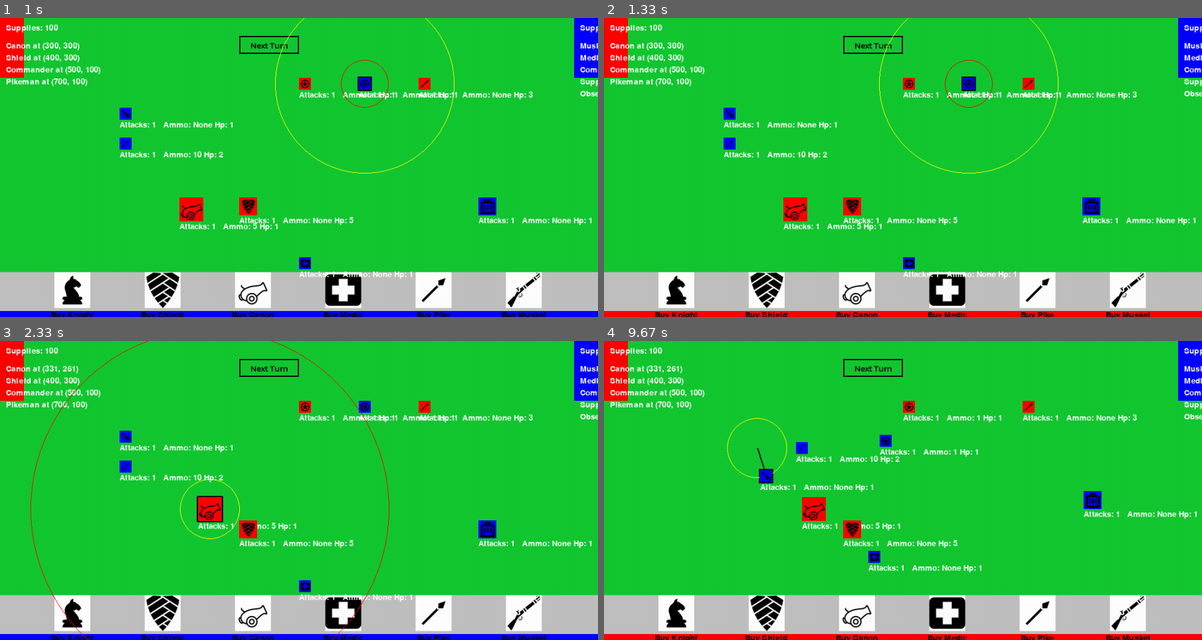
Above: before the commit, frames 1-4 (two rows, left to right).
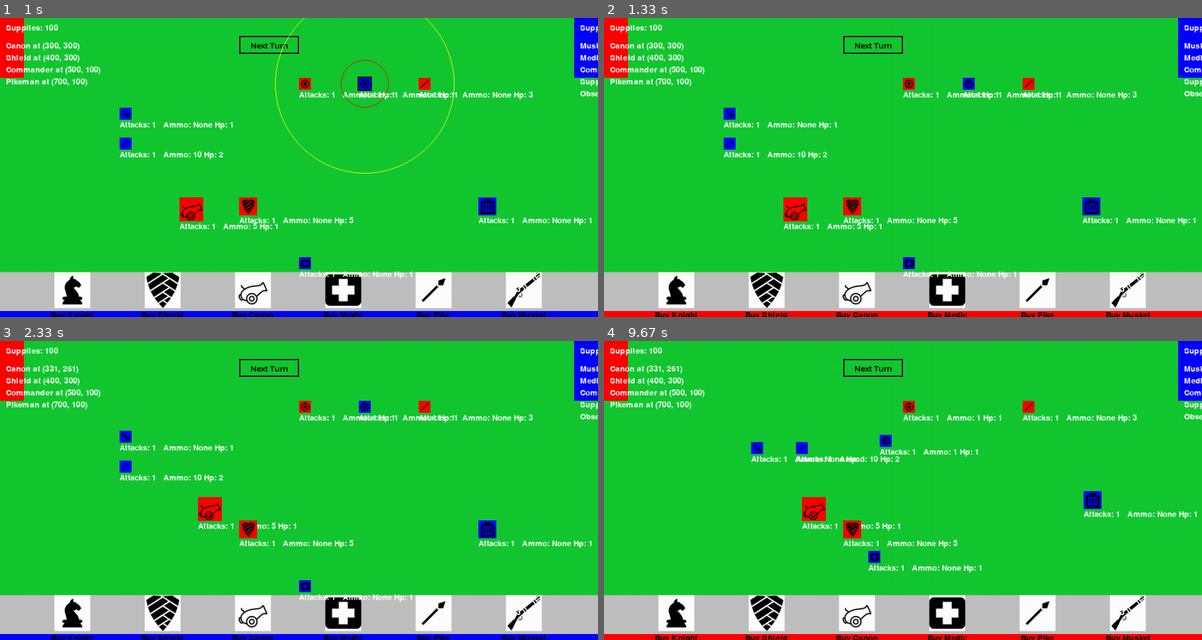
Above: after the commit, the same moments.

Repository: Nockiest/pygame-battleforge.
Game: pygame game, started from app.py
Two runs of this game, one before a commit and one after it. Both use one fixed random seed, a clock stepped at 60 frames per second and the inputs below.
Inputs (mouse positions are in pixels of both pictures, inside the frame that each line leads up to):
- Up to frame 1 (1 s): click "Next Turn" at 0.38 s; click (364, 83) at 0.72 s
- Up to frame 2 (1.33 s): click "Next Turn" at 1.05 s
- Up to frame 3 (2.33 s): click (191, 532) at 1.38 s; press the mouse at (364, 406) at 1.7 s; move the mouse to (304, 436) at 1.8 s; release the mouse at (245, 466) at 1.93 s; click "Next Turn" at 2.05 s
- Up to frame 4 (9.67 s): press the mouse at (1088, 529) at 2.37 s; move the mouse to (1100, 508) at 2.47 s; release the mouse at (1112, 484) at 2.6 s; press the mouse at (729, 436) at 2.7 s; move the mouse to (717, 412) at 2.8 s; release the mouse at (711, 388) at 2.93 s; press the mouse at (855, 613) at 3.03 s; move the mouse to (819, 556) at 3.13 s; release the mouse at (777, 502) at 3.27 s; right-click (1118, 526) at 3.38 s; click (908, 586) at 3.72 s; press the mouse at (908, 586) at 4.03 s; move the mouse to (813, 535) at 4.13 s; release the mouse at (711, 484) at 4.27 s; press the mouse at (855, 613) at 4.37 s; move the mouse to (789, 523) at 4.47 s; release the mouse at (729, 433) at 4.6 s; press the mouse at (729, 466) at 4.7 s; move the mouse to (813, 523) at 4.8 s; release the mouse at (897, 580) at 4.93 s; press the mouse at (789, 508) at 5.03 s; move the mouse to (825, 469) at 5.13 s; release the mouse at (861, 433) at 5.27 s; press the mouse at (968, 406) at 5.37 s; move the mouse to (1010, 403) at 5.47 s; release the mouse at (1046, 400) at 5.6 s; press the mouse at (765, 613) at 5.7 s; move the mouse to (920, 499) at 5.8 s; release the mouse at (1070, 385) at 5.93 s; press the mouse at (1034, 613) at 6.03 s; move the mouse to (867, 565) at 6.13 s; release the mouse at (693, 520) at 6.27 s; press the mouse at (747, 460) at 6.37 s; move the mouse to (873, 439) at 6.47 s; release the mouse at (998, 418) at 6.6 s; press the mouse at (1034, 613) at 6.7 s; move the mouse to (956, 565) at 6.8 s; release the mouse at (879, 517) at 6.93 s; press the mouse at (944, 613) at 7.03 s; move the mouse to (867, 538) at 7.13 s; release the mouse at (783, 466) at 7.27 s; press the mouse at (1028, 406) at 7.37 s; move the mouse to (914, 496) at 7.47 s; release the mouse at (801, 586) at 7.6 s; press the mouse at (1112, 484) at 7.7 s; move the mouse to (1004, 538) at 7.8 s; release the mouse at (897, 592) at 7.93 s; press the mouse at (908, 406) at 8.03 s; move the mouse to (986, 460) at 8.13 s; release the mouse at (1070, 514) at 8.27 s; press the mouse at (765, 613) at 8.37 s; move the mouse to (926, 556) at 8.47 s; release the mouse at (1094, 499) at 8.6 s; press the mouse at (741, 463) at 8.7 s; move the mouse to (783, 442) at 8.8 s; release the mouse at (819, 418) at 8.93 s; press the mouse at (759, 430) at 9.03 s; move the mouse to (831, 469) at 9.13 s; release the mouse at (903, 508) at 9.27 s; press the mouse at (873, 367) at 9.37 s; move the mouse to (825, 433) at 9.47 s; release the mouse at (771, 499) at 9.6 s

Frame 1 is identical in both runs. In frame 2, 0.4% of the frame differs, in the area x 46-76%, y 0-52%; in frame 3, 0.6%; in frame 4, 0.7%, in the area x 20-45%, y 25-51%.

Commit message:
rewrote adding of modifiers

Diff:
--- a/app.py
+++ b/app.py
@@ -18,9 +18,6 @@
 render_units_attack_screen = False
 unit_placement_mode = None
 
-
-
-
 living_units = []
 
 red_player = Player(RED, 0, 0)
@@ -78,15 +75,16 @@
     # is_win =  check_game_ended(teams)
     # print("game won?", is_win)
     for unit in living_units:
-        if isinstance(unit, Medic):
-            unit.reset_for_next_turn(living_units)
-        elif isinstance(unit, SupplyCart):
-            unit.reset_for_next_turn(living_units)
-        else:
-            unit.reset_for_next_turn()
+        # if isinstance(unit, Medic):
+        #     unit.reset_for_next_turn(living_units)
+        # else:
+        unit.reset_for_next_turn()
         # tohle musím přepsart abych nemusel používat tenhle divnžý elif
     print("Next Turn")
+    apply_modifier(selected_unit, living_units, "in_cart_range")
+    apply_modifier(selected_unit, living_units, "in_medic_range")
     switch_player()
+    deselct_unit()
 
 
 def disable_unit_for_turn():
@@ -155,37 +153,30 @@
         deselct_unit()
 
 def apply_modifier(selected_unit, living_units, modifier_type):
-    for unit in living_units:
-        if modifier_type == "in_observer_range":
+    if modifier_type == "in_observer_range":
+      for unit in living_units:
             if issubclass(selected_unit.__class__, Ranged) and isinstance(unit, Observer) and unit.color == selected_unit.color:
                 distance = get_two_units_center_distance(selected_unit, unit)
                 if distance <= 75:
                     selected_unit.attack_range_modifiers += 0.5
-        elif modifier_type == "in_cart_range":
-            if issubclass(selected_unit.__class__, Ranged) and unit.color != players[cur_player].color:
-                continue
-            if isinstance(unit, SupplyCart) and unit.color == selected_unit.color:
-                distance = get_two_units_center_distance(selected_unit, unit)
-                if distance <= unit.attack_range:
-                    selected_unit.ammo += 0.5
-        elif modifier_type == "in_medic_range":
-            if unit.color != players[cur_player].color:
-                continue
-            if isinstance(unit, Observer) and unit.color == selected_unit.color:
-                distance = get_two_units_center_distance(selected_unit, unit)
-                if distance <= 75:
-                    selected_unit.hp += 1
-        # Add more conditions for other modifier types here, if needed
-
-# Example usage:
-# To apply the "in_observer_range" modifier:
-# apply_modifier(selected_unit, living_units, "in_observer_range")
-
-# # To apply the "in_cart_range" modifier:
-# apply_modifier(selected_unit, living_units, "in_cart_range")
-
-# # To apply the "in_medic_range" modifier:
-# apply_modifier(selected_unit, living_units, "in_medic_range")
+    elif modifier_type == "in_cart_range":
+        for unit in living_units:
+            if isinstance(unit, Ranged) and unit.color == players[cur_player].color:
+                for supply_cart in living_units:
+                    if isinstance(supply_cart, SupplyCart) and supply_cart.color == players[cur_player].color:
+                        distance = get_two_units_center_distance(unit, supply_cart)
+                        if distance <= supply_cart.attack_range:
+                            supply_cart.provide_ammo([unit])
+    elif modifier_type == "in_medic_range":
+         for unit in living_units:
+            if unit.color == players[cur_player].color:
+                for medic in living_units:
+                    if isinstance(medic, Medic) and medic.color == players[cur_player].color:
+                        medic.heal(unit)
+                        # distance = get_two_units_center_distance(unit, medic)
+                        # if distance <= supply_cart.attack_range:
+
+
 def check_in_observers_range():
     if issubclass(selected_unit.__class__, Ranged):
         for unit in living_units:
--- a/unit.py
+++ b/unit.py
@@ -18,7 +18,7 @@
 
 
 class Unit:
-    def __init__(self, hp, attack_range, base_actions, base_movement, size, x, y, ammo, icon, color, cost):
+    def __init__(self, hp, attack_range, attack_resistance, base_actions, base_movement, size, x, y, ammo, icon, color, cost):
         self.hp = hp
         self.base_hp = hp
         self.attack_range = attack_range
@@ -26,6 +26,7 @@
         self.remain_actions = 0 #base_actions
         self.base_actions = base_actions
         self.base_movement = base_movement
+        self.atttack_resistance = attack_resistance
         self.x = x
         self.y = y
         self.size = size
@@ -169,7 +170,8 @@
     def check_if_hit(self, base_hit_chance):
 
         # i will augment base_hit_chance by some variables
-        final_hit_probability = base_hit_chance
+        final_hit_probability = base_hit_chance - self.atttack_resistance
+        print(final_hit_probability, "final hit probability")
         # Generate a random float between 0 and 1
         hit_treshold_value = random.random()
 
--- a/unit_classes.py
+++ b/unit_classes.py
@@ -3,19 +3,19 @@
 from utils import get_two_units_center_distance
 
 class Melee(Unit):
-    def __init__(self, hp, attack_range, base_actions, base_movement, size, x, y, icon, color, cost):
-        super().__init__(hp, attack_range, base_actions,
+    def __init__(self, hp, attack_range,attack_resistance,   base_actions,  base_movement, size, x, y, icon, color, cost):
+        super().__init__(hp, attack_range,attack_resistance, base_actions,
                          base_movement, size, x, y, None, icon, color, cost)
 
 class Ranged(Unit):
-      def __init__(self, hp, attack_range, base_actions, ammo, base_movement, size, x, y, icon, color, cost):
-        super().__init__(hp, attack_range, base_actions,
+      def __init__(self, hp, attack_range, attack_resistance, base_actions, ammo, base_movement, size, x, y, icon, color, cost):
+        super().__init__(hp, attack_range, attack_resistance, base_actions,
                          base_movement, size, x, y, ammo, icon, color, cost)
 
 class Support(Unit):
-    def __init__(self, hp, attack_range, base_actions, base_movement, size, x, y, icon, color, cost):
+    def __init__(self, hp, attack_range,attack_resistance, base_actions, base_movement, size, x, y, icon, color, cost):
         # Call the constructor of the parent class (Unit) without specifying the 'ammo' parameter
-        super().__init__(hp, attack_range, base_actions,
+        super().__init__(hp, attack_range, attack_resistance, base_actions,
                          base_movement, size, x, y, None, icon, color, cost)
 
     def try_attack(self, click_pos, living_units):
@@ -23,7 +23,7 @@
 
 class Knight(Melee):
     def __init__(self, x, y,   color):
-        super().__init__(hp=2, attack_range=30, base_actions=1, base_movement=200,
+        super().__init__(hp=2, attack_range=30, attack_resistance=0.1,base_actions=1, base_movement=200,
                          size=30, x=x, y=y,   icon="knight.png",   color=color, cost=20)
 
     # Additional methods or overrides for the Knight class
@@ -31,7 +31,7 @@
 
 class Pikeman(Melee):
     def __init__(self, x, y,  color ):
-        super().__init__(hp=3, attack_range=30, base_actions=1, base_movement=100,
+        super().__init__(hp=3, attack_range=30,attack_resistance=0.1, base_actions=1, base_movement=100,
                          size=20, x=x, y=y,  icon="pike.png",   color=color, cost=10)
 
     # Additional methods or overrides for the Pikeman class
@@ -41,7 +41,7 @@
 
 class Musketeer(Ranged):
     def __init__(self,   x, y,  color):
-        super().__init__(hp=2, attack_range=200,base_actions=1, base_movement=125,
+        super().__init__(hp=2, attack_range=200,attack_resistance=0.05,base_actions=1, base_movement=125,
                          size=20, x=x, y=y, ammo=10, icon="musket.png",   color=color, cost=15)
 
     # Additional methods or overrides for the Musketeer class
@@ -49,14 +49,14 @@
 
 class Canon(Ranged):
     def __init__(self,  x, y,  color):
-        super().__init__(hp=1, attack_range=300, base_actions=1, base_movement=50,
+        super().__init__(hp=1, attack_range=300,attack_resistance=0.05, base_actions=1, base_movement=50,
                          size=40, x=x, y=y, ammo=5, icon="canon.png",  color=color, cost=30)
 
     # Additional methods or overrides for the Cannon class
 
 class Commander(Ranged):
     def __init__(self, x, y, color):
-        super().__init__(hp=1, attack_range=40, base_actions=1, base_movement=150,
+        super().__init__(hp=1, attack_range=40,attack_resistance=0.2, base_actions=1, base_movement=150,
                          size=20, x=x, y=y, ammo=1, icon="commander.png", color=color, cost=10000)
 
     # Additional methods or overrides for the Commander class
@@ -68,17 +68,17 @@
 
 class Medic(Support):
     def __init__(self, x, y, color):
-        super().__init__(hp=1, attack_range=100,base_actions=1, base_movement=75,
+        super().__init__(hp=1, attack_range=100,attack_resistance=0.05,base_actions=1, base_movement=75,
                          size=20, x=x, y=y,  icon="medic.png",   color=color, cost=50)
 
 
-    def reset_for_next_turn(self, living_units):
+    # def reset_for_next_turn(self, living_units):
 
-        super().reset_for_next_turn()  # Call the reset_for_next_turn method of the parent class (Support)
-        self.heal(living_units)  # Call the heal method to heal nearby units
+    #     super().reset_for_next_turn()  # Call the reset_for_next_turn method of the parent class (Support)
+    #     self.heal(living_units)  # Call the heal method to heal nearby units
 
-    def heal(self, units):
-        for unit in units:
+    def heal(self, unit):
+        # for unit in units:
             # Check if the target unit is not a Medic and is within the range of base movement
             if not isinstance(unit, Medic):
                 distance = get_two_units_center_distance(self,unit)
@@ -88,19 +88,11 @@
 
 class SupplyCart(Support):
     def __init__(self,   x, y,  color):
-        super().__init__(hp=1, attack_range=50, base_actions=1, base_movement=150,
+        super().__init__(hp=1, attack_range=50,attack_resistance=0.05, base_actions=1, base_movement=150,
                          size=30, x=x, y=y, icon="supply.png", color=color, cost=500)
-        self.supply = 50
+        self.supply = 10
 
-    # Additional methods or overrides for the Supply Cart class
-    def reset_for_next_turn(self, living_units):
-
-        super().reset_for_next_turn()  # Call the reset_for_next_turn method of the parent class (Support)
-        self.provide_ammo_to_units(living_units)  # Call the heal method to heal nearby units
-
-
-
-    def provide_ammo_to_units(self, units):
+    def provide_ammo(self, units):
         for unit in units:
             # Check if the target unit is not a Melee or Support unit
             if not isinstance(unit, (Melee, Support)):
@@ -112,12 +104,12 @@
 
 class Observer(Support):
     def __init__(self, x, y,  color):
-        super().__init__(hp=1, attack_range=0, base_actions=1,  base_movement=50,
+        super().__init__(hp=1, attack_range=0,attack_resistance=0.05, base_actions=1,  base_movement=50,
                          icon="spyglass.png", size=20, x=x, y=y,  color=color, cost=500)
 
 class Shield(Support):
     def __init__(self, x, y, color):
-        super().__init__(hp=5, attack_range=0,base_actions=1, base_movement=30,
-                         size=30, x=x, y=y,   icon="armor.png",  color=color, cost=500)
+        super().__init__(hp=5, attack_range=0,attack_resistance=0.2,base_actions=1, base_movement=30,
+                         size=30, x=x, y=y,   icon="armor.png",  color=color, cost=50)
 
     # Additional methods or overrides for the Shield class
